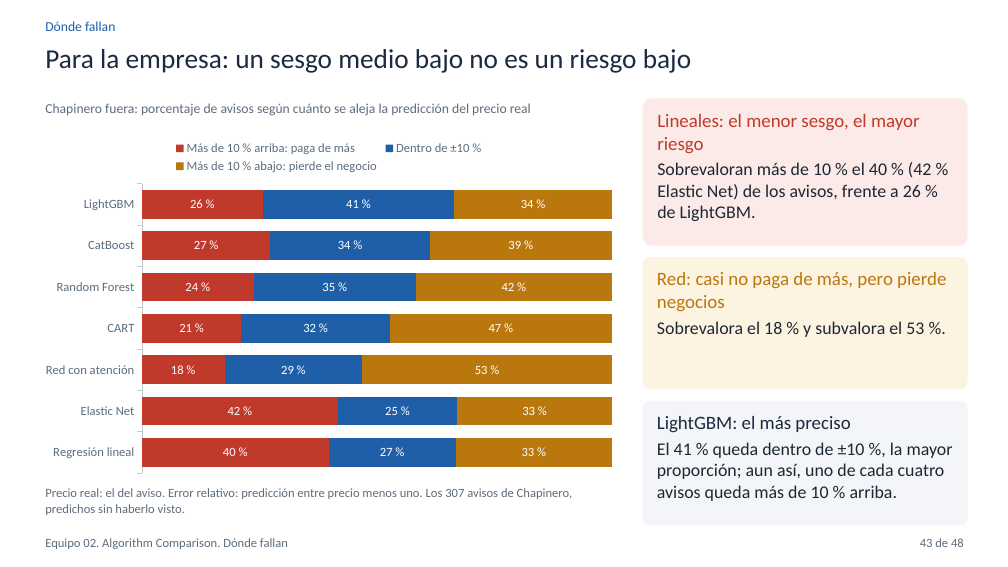
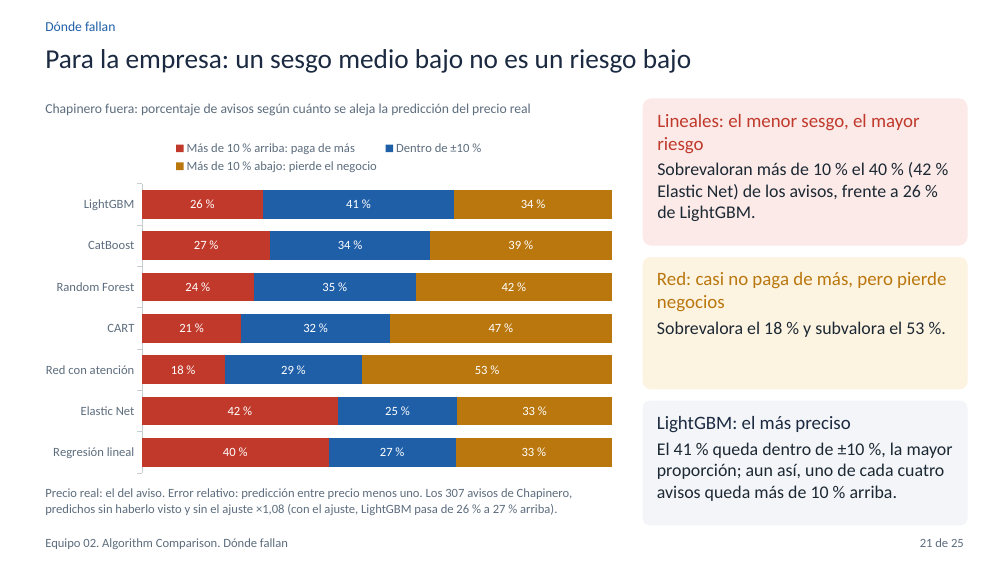
Before and after one commit to hsaguilera/BDML-PS03, a slide deck: slide 21 of 03_slides/compare_equipo_02.pptx (slide 43 before the commit). Drawn at 1008x567 pixels with LibreOffice and Linux fonts; fonts in the diff are those of the drawing. Boxes give left, top, right and bottom in pixels: in the first picture for what was removed or moved away, otherwise in the second. Text is boxed around its words. In the diff, an @@ line names an element or a change of style, - is before the commit and + after.

```diff
--- a/03_slides/compare_equipo_02.pptx
+++ b/03_slides/compare_equipo_02.pptx
@@ text at (45,488,572,515): text changed @@
-Precio real: el del aviso. Error relativo: predicción entre precio menos uno. Los 307 avisos de Chapinero, predichos sin haberlo visto.
+Precio real: el del aviso. Error relativo: predicción entre precio menos uno. Los 307 avisos de Chapinero, predichos sin haberlo visto y sin el ajuste ×1,08 (con el ajuste, LightGBM pasa de 26 % a 27 % arriba).
@@ text at (920,538,964,547): text changed @@
-43 de 48
+21 de 25
```
Also in this commit, not shown: 24 other slides changed, 23 slides removed, 9 other files.
